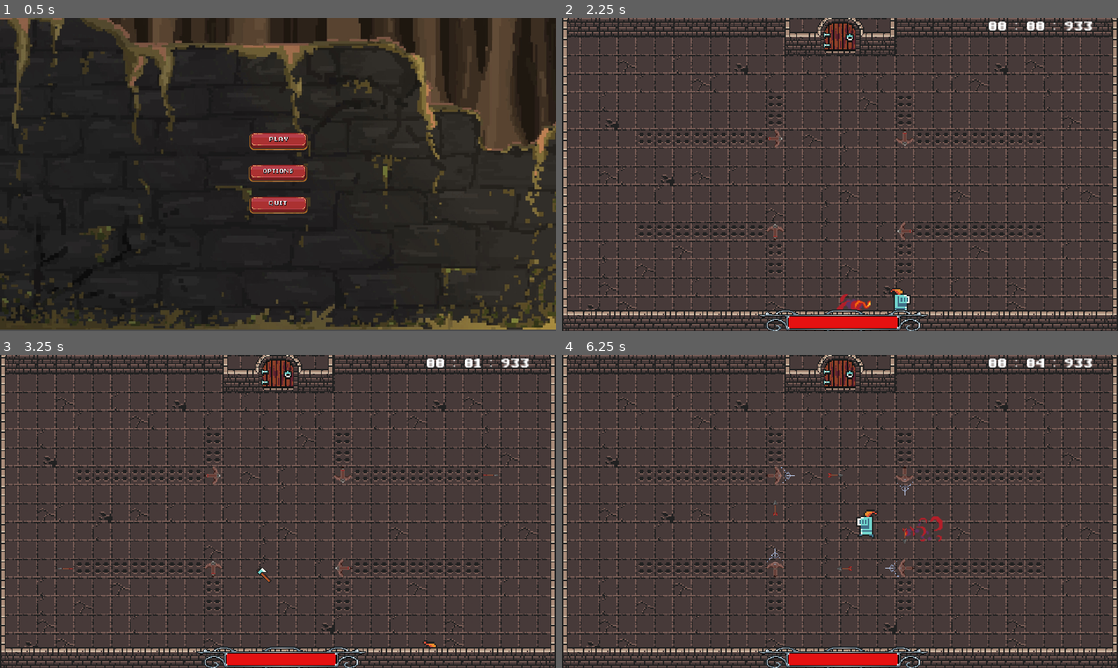
Above: before the commit, frames 1-4 (two rows, left to right).
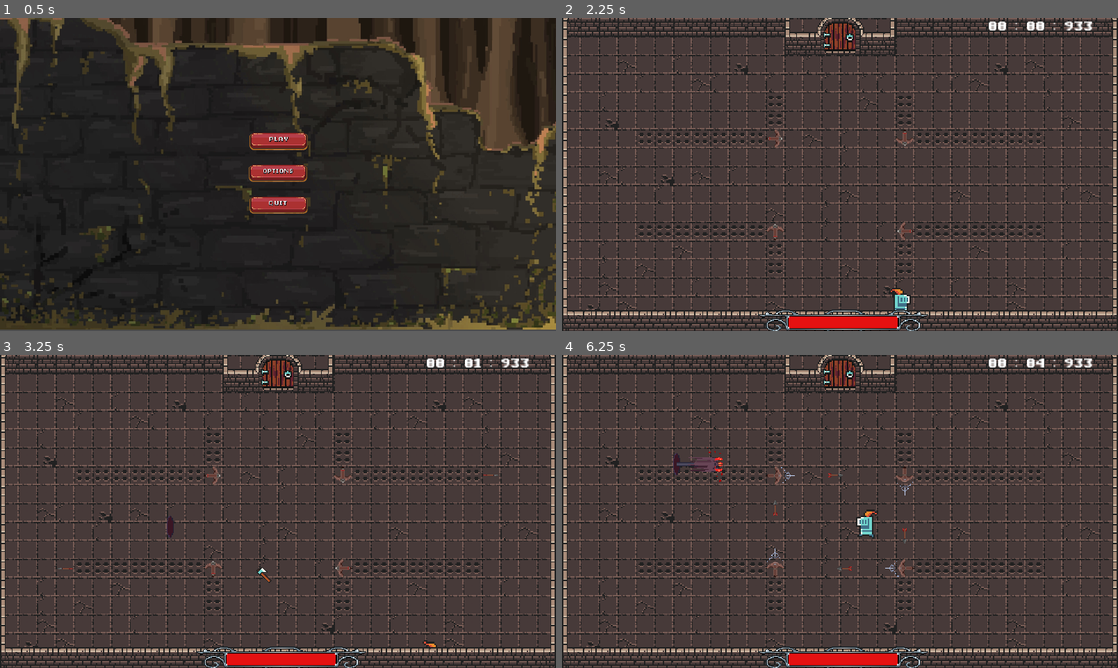
Above: after the commit, the same moments.

Repository: Thomas-Raveneau/SocialDungeons
Game: Godot game, scene res://Scenes/Menus/Main/Main.tscn
The game is run twice, just before and just after one commit, with the same random seed, the same clock (stepped at 60 frames per second) and the same inputs.
Inputs (mouse positions are in pixels of both pictures, inside the frame that each line leads up to):
- Up to frame 1 (0.5 s): no input
- Up to frame 2 (2.25 s): click (840, 143) at 0.5 s; click "Current highscore for Dungeon…" at 1.25 s; move the mouse to (1073, 30) at 2.02 s; hold D (move_right) from 2.03 s (still down); tap Shift (action_dash) at 2.1 s
- Up to frame 3 (3.25 s): click (511, 367) at 2.3 s; move the mouse to (166, 527) at 2.77 s; release D (move_right) at 2.78 s; hold S (move_down) from 2.78 s (still down); click (166, 527) at 2.85 s; tap A (action_spell_02, bound only after the commit) at 3.05 s
- Up to frame 4 (6.25 s): move the mouse to (895, 442) at 3.52 s; release S (move_down) at 3.53 s; hold D (move_right) 3.53-4.28 s; hold A (action_spell_02, bound only after the commit) 3.53-4.28 s; tap Shift (action_dash) at 3.8, 4.35, 6.05 s; move the mouse to (812, 574) at 4.27 s; hold Z (move_up) 4.28-5.03 s; click (812, 574) at 4.55 s; move the mouse to (1006, 558) at 5.02 s; hold A (action_spell_02, bound only after the commit) 5.03-5.78 s; hold Q (move_left) from 5.03 s (still down); click (1006, 558) at 5.1 s; move the mouse to (673, 464) at 5.77 s; tap A (action_spell_02, bound only after the commit) at 5.85 s

Frame 1 is identical in both runs. In frame 2, 0.2% of the frame differs, in the area x 49-56%, y 88-94%; in frame 3, less than 0.1%; in frame 4, 0.4%, in the area x 20-69%, y 29-60%.

Commit message:
[ADD] - portal spear attack level 1

Diff:
--- a/Scenes/Player/Player.gd
+++ b/Scenes/Player/Player.gd
@@ -43,7 +43,8 @@
 var is_taking_damage: bool = false
 var velocity: Vector2 = Vector2()
 var knockback: Vector2 = Vector2()
-var last_step = -1
+var current_portal_spear_attack = null
+var last_step: int = -1
 
 # NODES
 onready var skin: AnimatedSprite = $Skin
@@ -58,7 +59,7 @@
 var damage_particle = preload("res://Scenes/Player/DamageParticle.tscn")
 var step_particles = preload("res://Scenes/Particles/FootStep.tscn")
 var basic_attack = preload("res://Scenes/Player/Spells/BasicAttack.tscn")
-var flame_dash = preload("res://Scenes/Mobs/Projectile/Flame.tscn")
+var portal_spear_attack = preload("res://Scenes/Player/Spells/PortalSpear.tscn")
 
 ################################################################################
 
@@ -125,10 +126,6 @@
 	can_dash = false
 	is_dashing = true
 	dash_duration_timer.start()
-	var flame = flame_dash.instance()
-	flame.position = global_position
-	flame.rotate(velocity.angle() + PI)
-	get_parent().add_child(flame)
 
 func _handle_movement_inputs() -> void:
 	if Input.is_action_pressed("move_right"):
@@ -139,7 +136,7 @@
 		velocity.y += 1
 	if Input.is_action_pressed("move_up"):
 		velocity.y -= 1
-	if (Input.is_action_just_pressed("action_dash") and can_dash == true and velocity != Vector2.ZERO):
+	if (Input.is_action_just_pressed("action_dash") and can_dash == true):
 		_dash()
 
 	if (is_dashing):
@@ -150,6 +147,7 @@
 func _handle_spells_inputs() -> void:
 	if (Input.is_action_just_pressed("action_spell_01")):
 		_basic_attack()
+	_handle_portal_spear_attack_inputs()
 
 func _basic_attack() -> void:
 	if (!can_basic_attack):
@@ -163,6 +161,35 @@
 	get_parent().add_child(new_sword)
 	can_basic_attack = false
 	basic_attack_timer.start()
+
+func _handle_portal_spear_attack_inputs() -> void:
+	if (Input.is_action_just_pressed("action_spell_02")):
+		_portal_spear_placing()
+	if (Input.is_action_pressed("action_spell_02")):
+		_portal_spear_orientating()
+	if (Input.is_action_just_released("action_spell_02")):
+		_portal_spear_attacking()
+
+func _portal_spear_placing() -> void :
+	var mouse_pos: Vector2 = get_global_mouse_position()
+
+	current_portal_spear_attack = portal_spear_attack.instance()
+	current_portal_spear_attack.position = mouse_pos
+	current_portal_spear_attack.z_index = 2
+
+	get_parent().add_child(current_portal_spear_attack)
+
+func _portal_spear_orientating():
+	var mouse_pos: Vector2 = get_global_mouse_position()
+	var direction: Vector2 = mouse_pos - current_portal_spear_attack.position
+
+	direction = direction.normalized()
+
+	current_portal_spear_attack.rotation = direction.angle()
+
+func _portal_spear_attacking():
+	current_portal_spear_attack.attack()
+	current_portal_spear_attack = null
 
 func _handle_inputs() -> void:
 	velocity = Vector2()
--- a/Scenes/Player/Spells/BasicAttack.tscn
+++ b/Scenes/Player/Spells/BasicAttack.tscn
@@ -1,7 +1,7 @@
 [gd_scene load_steps=4 format=2]
 
 [ext_resource path="res://Scenes/Player/Spells/BasicAttack.gd" type="Script" id=1]
-[ext_resource path="res://Scenes/Player/Assets/weapon_axe.png" type="Texture" id=2]
+[ext_resource path="res://Scenes/Player/Spells/Assets/weapon_axe.png" type="Texture" id=2]
 
 [sub_resource type="CapsuleShape2D" id=1]
 radius = 4.125
--- /dev/null
+++ b/Scenes/Player/Spells/PortalSpear.gd
@@ -0,0 +1,65 @@
+extends Area2D
+
+################################################################################
+
+# NODES
+
+onready var animated_sprite = $AnimatedSprite
+onready var collision_shape = $CollisionShape2D
+
+# UTILS
+const frames_size = [
+	[Vector2.ZERO, Vector2.ZERO], # [COLLISION_SIZE, COLLISION_POSITION]
+	[Vector2.ZERO, Vector2.ZERO],
+	[Vector2.ZERO, Vector2.ZERO],
+	[Vector2(15, 17), Vector2(-44, 0)],
+	[Vector2(30, 17), Vector2(-36, 0)],
+	[Vector2(45, 17), Vector2(-27, 0)],
+	[Vector2(110, 17), Vector2(5, 0)]
+]
+
+const offset_x: int = 59
+
+################################################################################
+
+### PRIVATE ###
+func _ready() -> void:
+	animated_sprite.frame = 5
+	animated_sprite.self_modulate.a = 0.7
+
+func _update_collision_shape_size() -> void:
+	var current_frame: int = animated_sprite.frame
+
+	if (current_frame == 0):
+		collision_shape.disabled = true
+		collision_shape.position = Vector2.ZERO
+		collision_shape.shape.extents = Vector2.ZERO
+		return
+	elif (current_frame < 3):
+		return
+	if (current_frame == 3):
+		collision_shape.disabled = false
+
+	var new_position: Vector2 = frames_size[current_frame][1]
+	new_position.x += offset_x
+	collision_shape.position = new_position
+
+	var new_extents: Vector2 = frames_size[current_frame][0]
+	new_extents.x = new_extents.x / 2
+	collision_shape.shape.extents = new_extents
+
+### PUBLIC ###
+func attack() -> void:
+	animated_sprite.frame = 0
+	animated_sprite.self_modulate.a = 1
+	animated_sprite.play("attack")
+
+func destroy():
+	queue_free()
+
+### SIGNALS ###
+func _on_AnimatedSprite_frame_changed():
+	_update_collision_shape_size()
+
+func _on_AnimatedSprite_animation_finished():
+	destroy()
--- /dev/null
+++ b/Scenes/Player/Spells/PortalSpear.tscn
@@ -0,0 +1,37 @@
+[gd_scene load_steps=11 format=2]
+
+[ext_resource path="res://Scenes/Player/Spells/Assets/portal-spear4.png" type="Texture" id=1]
+[ext_resource path="res://Scenes/Player/Spells/Assets/portal-spear1.png" type="Texture" id=2]
+[ext_resource path="res://Scenes/Player/Spells/Assets/portal-spear5.png" type="Texture" id=3]
+[ext_resource path="res://Scenes/Player/Spells/Assets/portal-spear3.png" type="Texture" id=4]
+[ext_resource path="res://Scenes/Player/Spells/Assets/portal-spear7.png" type="Texture" id=5]
+[ext_resource path="res://Scenes/Player/Spells/Assets/portal-spear6.png" type="Texture" id=6]
+[ext_resource path="res://Scenes/Player/Spells/Assets/portal-spear2.png" type="Texture" id=7]
+[ext_resource path="res://Scenes/Player/Spells/PortalSpear.gd" type="Script" id=8]
+
+[sub_resource type="SpriteFrames" id=1]
+animations = [ {
+"frames": [ ExtResource( 2 ), ExtResource( 7 ), ExtResource( 4 ), ExtResource( 1 ), ExtResource( 3 ), ExtResource( 6 ), ExtResource( 5 ) ],
+"loop": false,
+"name": "attack",
+"speed": 20.0
+} ]
+
+[sub_resource type="RectangleShape2D" id=2]
+extents = Vector2( 0, 0 )
+
+[node name="PortalSpear" type="Area2D"]
+scale = Vector2( 1.5, 1.5 )
+script = ExtResource( 8 )
+
+[node name="AnimatedSprite" type="AnimatedSprite" parent="."]
+frames = SubResource( 1 )
+animation = "attack"
+offset = Vector2( 58, 0 )
+
+[node name="CollisionShape2D" type="CollisionShape2D" parent="."]
+shape = SubResource( 2 )
+disabled = true
+
+[connection signal="animation_finished" from="AnimatedSprite" to="." method="_on_AnimatedSprite_animation_finished"]
+[connection signal="frame_changed" from="AnimatedSprite" to="." method="_on_AnimatedSprite_frame_changed"]
--- a/project.godot
+++ b/project.godot
@@ -61,11 +61,6 @@
 , Object(InputEventKey,"resource_local_to_scene":false,"resource_name":"","device":0,"alt":false,"shift":false,"control":false,"meta":false,"command":false,"pressed":false,"scancode":39,"unicode":0,"echo":false,"script":null)
  ]
 }
-action_spell_01={
-"deadzone": 0.5,
-"events": [ Object(InputEventMouseButton,"resource_local_to_scene":false,"resource_name":"","device":0,"alt":false,"shift":false,"control":false,"meta":false,"command":false,"button_mask":0,"position":Vector2( 0, 0 ),"global_position":Vector2( 0, 0 ),"factor":1.0,"button_index":1,"pressed":false,"doubleclick":false,"script":null)
- ]
-}
 ui_pause={
 "deadzone": 0.5,
 "events": [ Object(InputEventKey,"resource_local_to_scene":false,"resource_name":"","device":0,"alt":false,"shift":false,"control":false,"meta":false,"command":false,"pressed":false,"scancode":80,"unicode":0,"echo":false,"script":null)
@@ -77,6 +72,16 @@
 , Object(InputEventKey,"resource_local_to_scene":false,"resource_name":"","device":0,"alt":false,"shift":false,"control":false,"meta":false,"command":false,"pressed":false,"scancode":83,"unicode":0,"echo":false,"script":null)
 , Object(InputEventKey,"resource_local_to_scene":false,"resource_name":"","device":0,"alt":false,"shift":false,"control":false,"meta":false,"command":false,"pressed":false,"scancode":81,"unicode":0,"echo":false,"script":null)
 , Object(InputEventKey,"resource_local_to_scene":false,"resource_name":"","device":0,"alt":false,"shift":false,"control":false,"meta":false,"command":false,"pressed":false,"scancode":68,"unicode":0,"echo":false,"script":null)
+ ]
+}
+action_spell_01={
+"deadzone": 0.5,
+"events": [ Object(InputEventMouseButton,"resource_local_to_scene":false,"resource_name":"","device":0,"alt":false,"shift":false,"control":false,"meta":false,"command":false,"button_mask":0,"position":Vector2( 0, 0 ),"global_position":Vector2( 0, 0 ),"factor":1.0,"button_index":1,"pressed":false,"doubleclick":false,"script":null)
+ ]
+}
+action_spell_02={
+"deadzone": 0.5,
+"events": [ Object(InputEventKey,"resource_local_to_scene":false,"resource_name":"","device":0,"alt":false,"shift":false,"control":false,"meta":false,"command":false,"pressed":false,"scancode":65,"unicode":0,"echo":false,"script":null)
  ]
 }
 
Renamed: Assets/portal-spear1.png -> Scenes/Player/Spells/Assets/portal-spear1.png
Not shown, changed: Scenes/Player/Spells/Assets/portal-spear1.png.import
Renamed: Assets/portal-spear2.png -> Scenes/Player/Spells/Assets/portal-spear2.png
Not shown, changed: Scenes/Player/Spells/Assets/portal-spear2.png.import
Renamed: Assets/portal-spear3.png -> Scenes/Player/Spells/Assets/portal-spear3.png
Not shown, changed: Scenes/Player/Spells/Assets/portal-spear3.png.import
Renamed: Assets/portal-spear4.png -> Scenes/Player/Spells/Assets/portal-spear4.png
Not shown, changed: Scenes/Player/Spells/Assets/portal-spear4.png.import
Renamed: Assets/portal-spear5.png -> Scenes/Player/Spells/Assets/portal-spear5.png
Not shown, changed: Scenes/Player/Spells/Assets/portal-spear5.png.import
Renamed: Assets/portal-spear6.png -> Scenes/Player/Spells/Assets/portal-spear6.png
Not shown, changed: Scenes/Player/Spells/Assets/portal-spear6.png.import
(and 5 more such lines)
